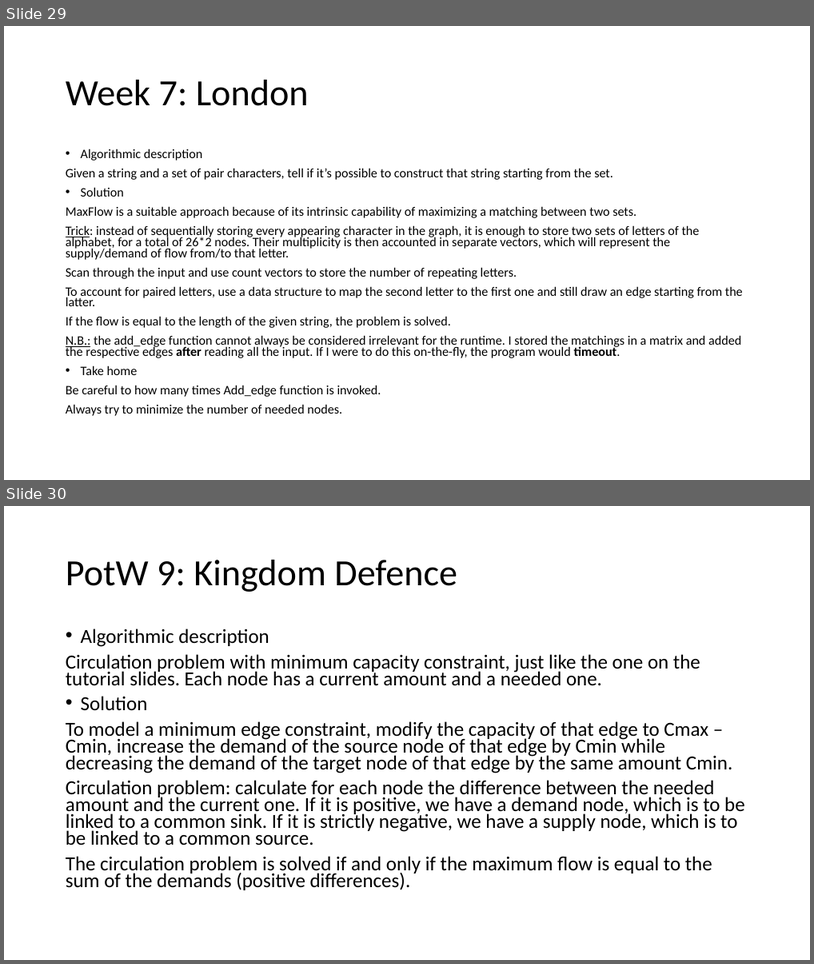
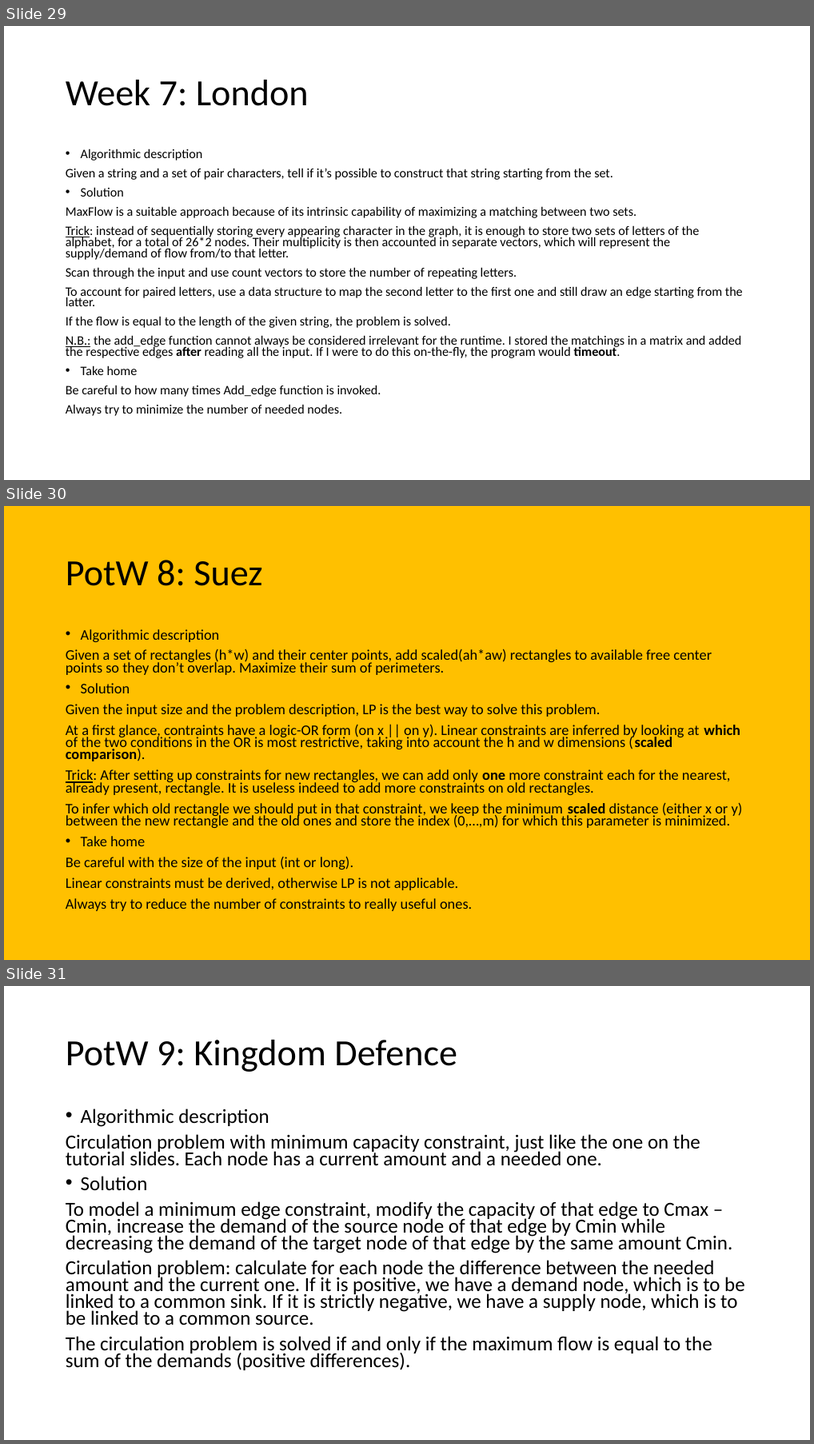
Before and after one commit to giacomocamposampiero/algolab, a slide deck: Recap.pptx. Shown one above the other, each under a label of ours: slides 29 and 30 before the commit, slides 29, 30 and 31 after it. The pictures are 814x964 and 814x1444 pixels, drawn with LibreOffice and Linux fonts; fonts in the diff are those of the drawing. Boxes give left, top, right and bottom in pixels: in the first picture for what was removed or moved away, otherwise in the second. Text is boxed around its words. In the diff, an @@ line names an element or a change of style, - is before the commit and + after.

Commit message:
Added more problems

```diff
--- a/Recap.pptx
+++ b/Recap.pptx
@@ slide 30 added at box(4, 506, 810, 960), background #FFC000 @@
@@ title added at box(66, 560, 262, 586), 44 pt, text #000000 @@
+PotW 8: Suez
@@ text added at box(66, 629, 743, 911), 17.5 pt, text #000000 @@
+• Algorithmic description
+Given a set of rectangles (h*w) and their center points, add scaled(ah*aw) rectangles to available free center points so they don’t overlap. Maximize their sum of perimeters.
+• Solution
+Given the input size and the problem description, LP is the best way to solve this problem.
+At a first glance, contraints have a logic-OR form (on x || on y). Linear constraints are inferred by looking at which of the two conditions in the OR is most restrictive, taking into account the h and w dimensions (scaled comparison).
+Trick: After setting up constraints for new rectangles, we can add only one more constraint each for the nearest, already present, rectangle. It is useless indeed to add more constraints on old rectangles.
+To infer which old rectangle we should put in that constraint, we keep the minimum scaled distance (either x or y) between the new rectangle and the old ones and store the index (0,…,m) for which this parameter is minimized.
+• Take home
+Be careful with the size of the input (int or long).
+Linear constraints must be derived, otherwise LP is not applicable.
+Always try to reduce the number of constraints to really useful ones.
@@ what was slide 30 is now slide 31 @@
```
Also in this commit, not shown: 2 other slides added, 3 other files.
